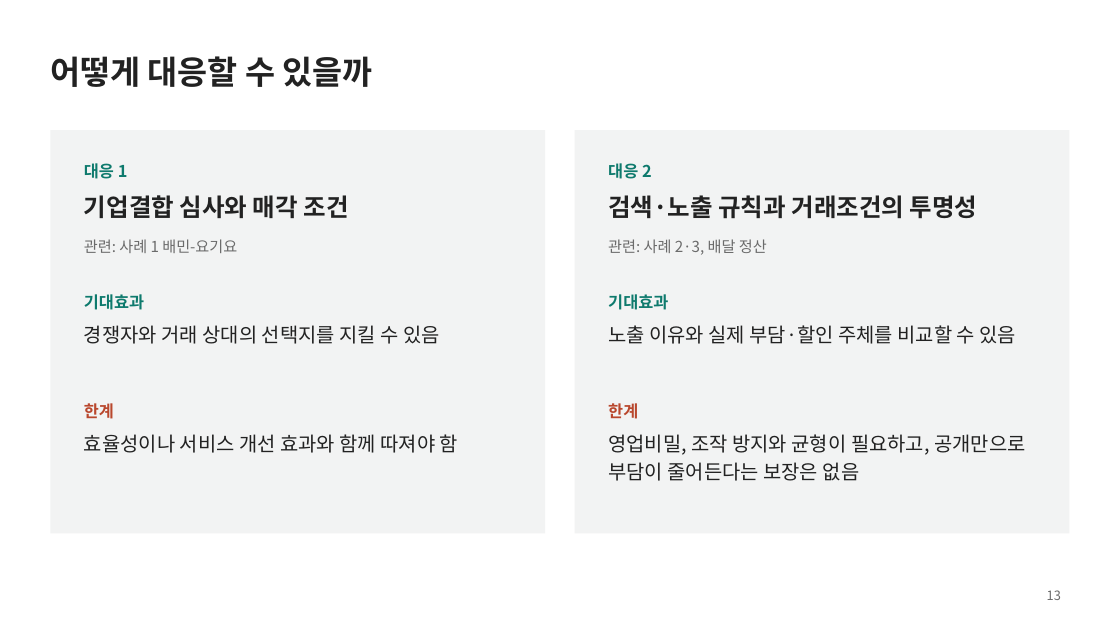
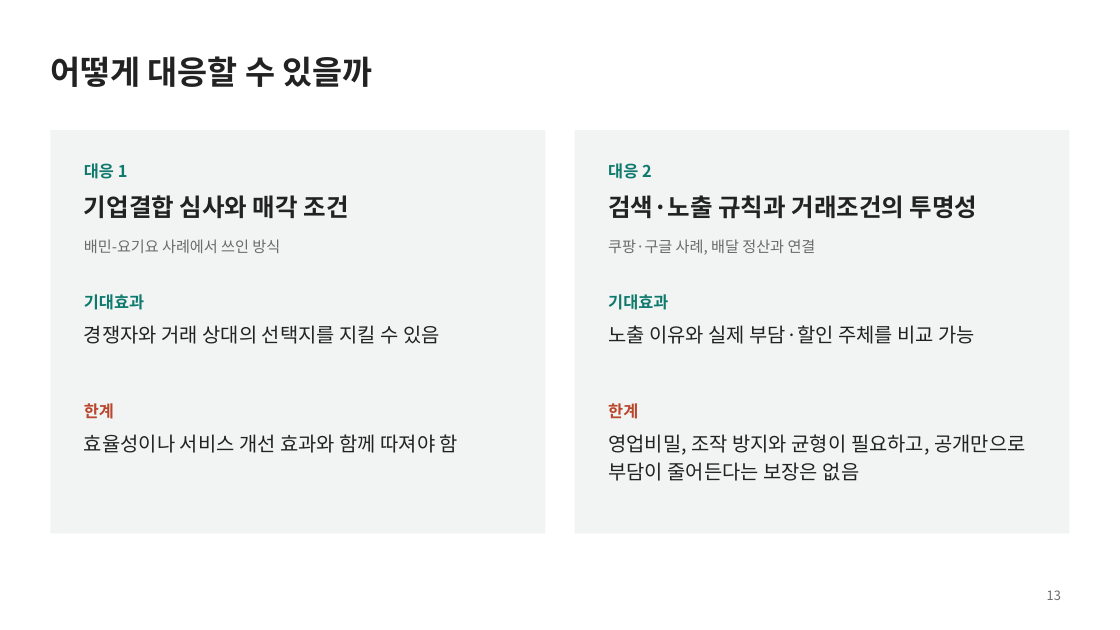
Before and after one commit to noya73305610-coder/-, a slide deck: slide 13 of 플랫폼_독점_발표_수정본.pptx. Drawn at 1120x630 pixels with LibreOffice and Linux fonts; fonts in the diff are those of the drawing. Boxes give left, top, right and bottom in pixels: in the first picture for what was removed or moved away, otherwise in the second. Text is boxed around its words. In the diff, an @@ line names an element or a change of style, - is before the commit and + after.

```diff
--- a/플랫폼_독점_발표_수정본.pptx
+++ b/플랫폼_독점_발표_수정본.pptx
@@ text at [84, 239, 280, 253]: text changed @@
-관련: 사례 1 배민-요기요
+배민-요기요 사례에서 쓰인 방식
@@ text at [608, 239, 816, 255]: text changed @@
-관련: 사례 2·3, 배달 정산
+쿠팡·구글 사례, 배달 정산과 연결
@@ text at [608, 325, 976, 344]: text changed @@
-노출 이유와 실제 부담·할인 주체를 비교할 수 있음
+노출 이유와 실제 부담·할인 주체를 비교 가능
```
Also in this commit, not shown: 13 other slides changed.
